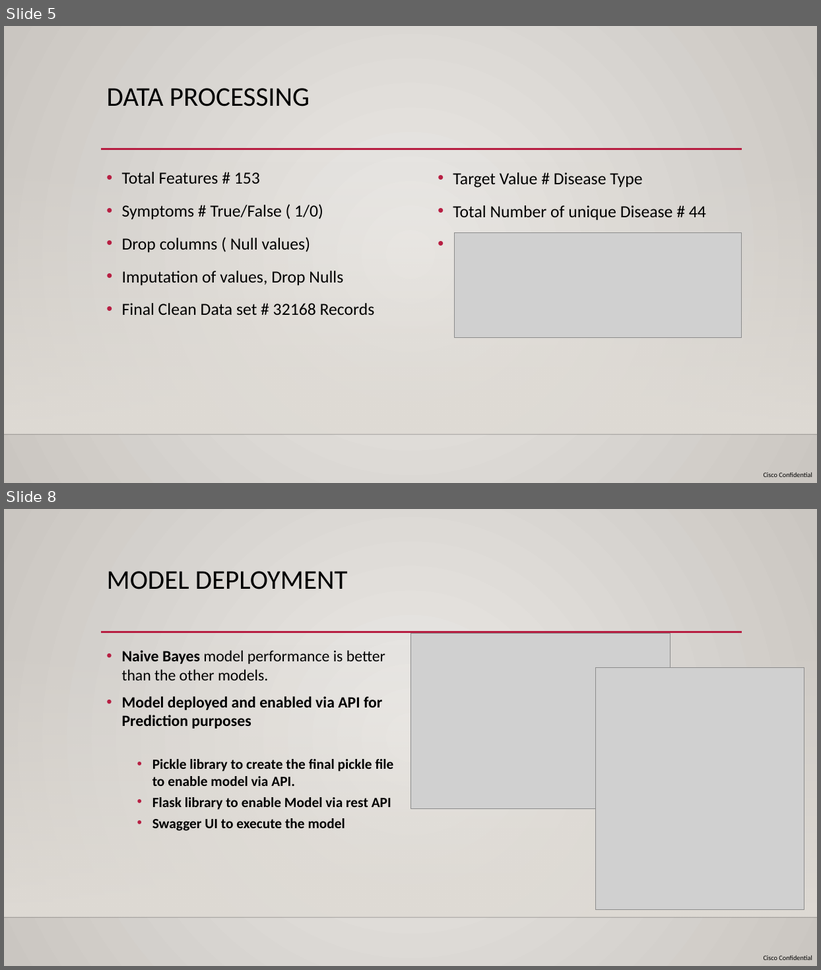
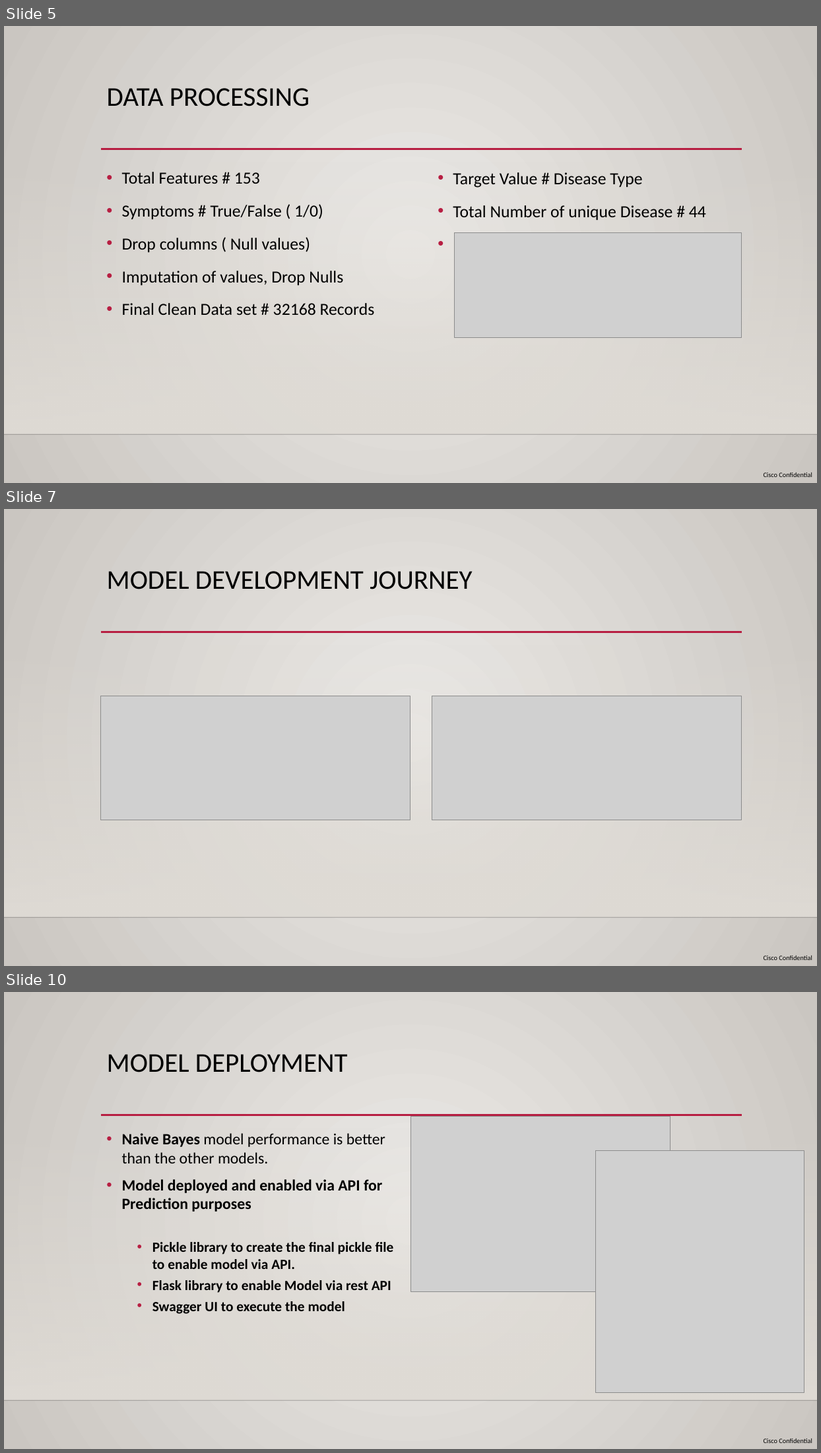
Before and after one commit to RAJESHVELAMALA/project2, a slide deck: Team 5 - Project 2 - Presentation.pptx. Shown one above the other, each under a label of ours: slides 5 and 8 before the commit, slides 5, 7 and 10 after it; the slides between them are not shown. The pictures are 821x970 and 821x1453 pixels, drawn with LibreOffice and Linux fonts; fonts in the diff are those of the drawing; grey boxes stand for pictures; background and template pictures are left out. Boxes give left, top, right and bottom in pixels: in the first picture for what was removed or moved away, otherwise in the second. Text is boxed around its words. In the diff, an @@ line names an element or a change of style, - is before the commit and + after.

```diff
--- a/Team 5 - Project 2 - Presentation.pptx
+++ b/Team 5 - Project 2 - Presentation.pptx
@@ slide 7 added at (4, 509, 817, 966), background gradient #ECEAE7 to #CAC7C1; not listed: 4 template elements that a slide beside it also shows @@
@@ title added at (107, 571, 472, 590), 32 pt, text #000000 @@
+MODEL DEVELOPMENT JOURNEY
@@ picture added at (100, 696, 411, 820) @@
@@ picture added at (432, 696, 741, 820) @@
@@ what was slide 8 is now slide 10 @@
```
Also in this commit, not shown: 1 slide changed, 2 other slides added, 1 slide removed.
